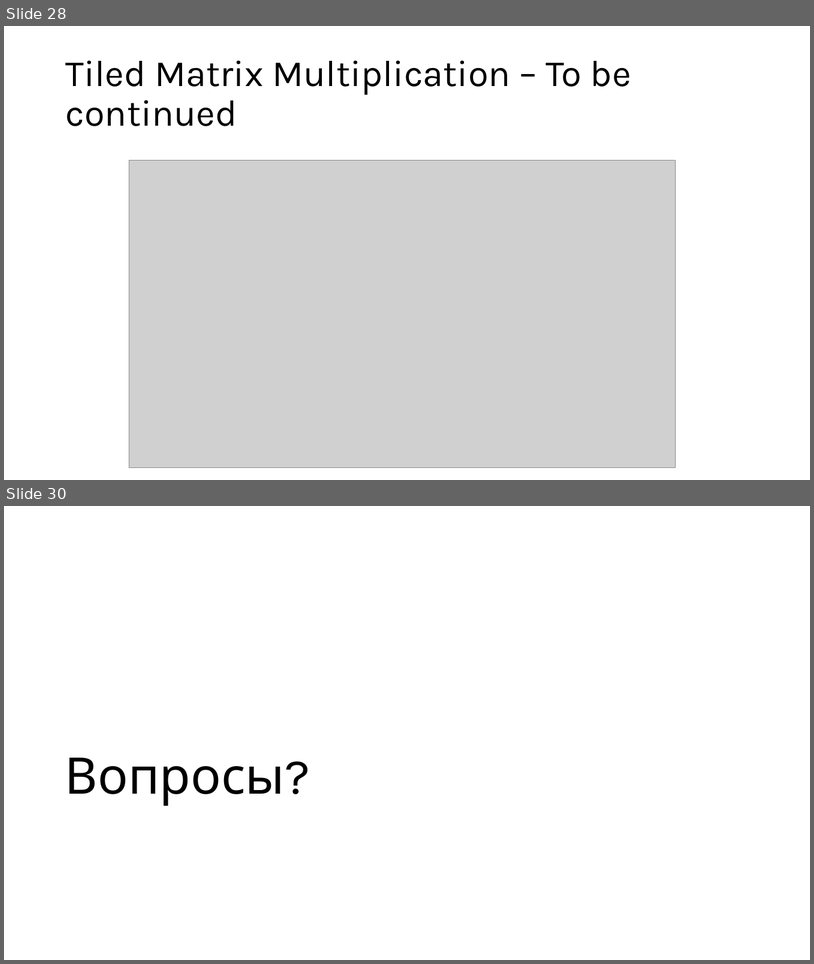
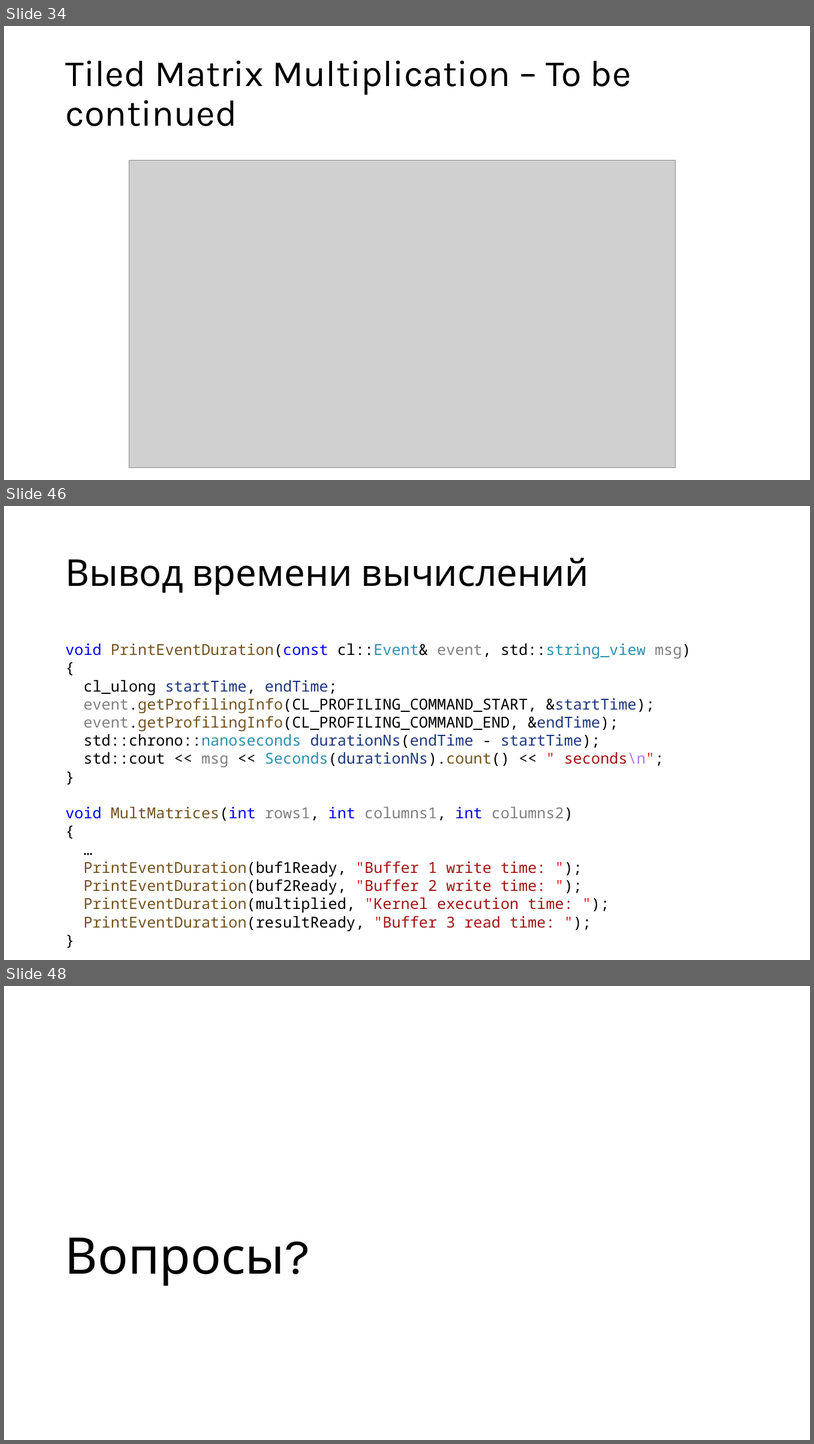
Before and after one commit to alexey-malov/pc, a slide deck: lectures/13/Open CL.pptx. Shown one above the other, each under a label of ours: slides 28 and 30 before the commit, slides 34, 46 and 48 after it; the slides between them are not shown. The pictures are 814x964 and 814x1444 pixels, drawn with LibreOffice and Linux fonts; fonts in the diff are those of the drawing; grey boxes stand for pictures. Boxes give left, top, right and bottom in pixels: in the first picture for what was removed or moved away, otherwise in the second. Text is boxed around its words. In the diff, an @@ line names an element or a change of style, - is before the commit and + after.

```diff
--- a/lectures/13/Open CL.pptx
+++ b/lectures/13/Open CL.pptx
@@ slide 46 added at (4, 506, 810, 960), background #FFFFFF @@
@@ title added at (65, 558, 589, 595), 44 pt, text #000000 @@
+Вывод времени вычислений
@@ text added at (65, 643, 691, 931), 18 pt, text #000000 @@
+void PrintEventDuration(const cl::Event& event, std::string_view msg)
+{
+cl_ulong startTime, endTime;
+event.getProfilingInfo(CL_PROFILING_COMMAND_START, &startTime);
+event.getProfilingInfo(CL_PROFILING_COMMAND_END, &endTime);
+std::chrono::nanoseconds durationNs(endTime - startTime);
+std::cout << msg << Seconds(durationNs).count() << " seconds\n";
+}
+void MultMatrices(int rows1, int columns1, int columns2)
+{
+…
+PrintEventDuration(buf1Ready, "Buffer 1 write time: ");
+PrintEventDuration(buf2Ready, "Buffer 2 write time: ");
+PrintEventDuration(multiplied, "Kernel execution time: ");
+PrintEventDuration(resultReady, "Buffer 3 read time: ");
+}
@@ what was slide 28 is now slide 34 @@
@@ what was slide 30 is now slide 48 @@
```
Also in this commit, not shown: 1 slide changed, 18 other slides added, 1 slide removed, 7 other files.
